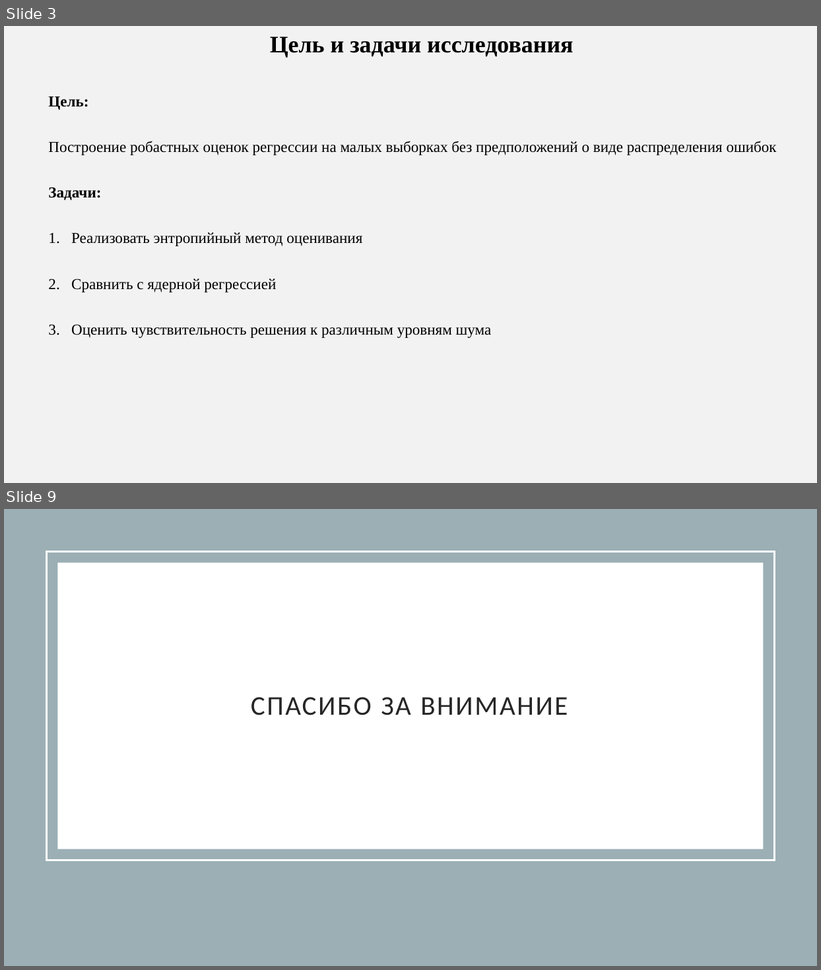
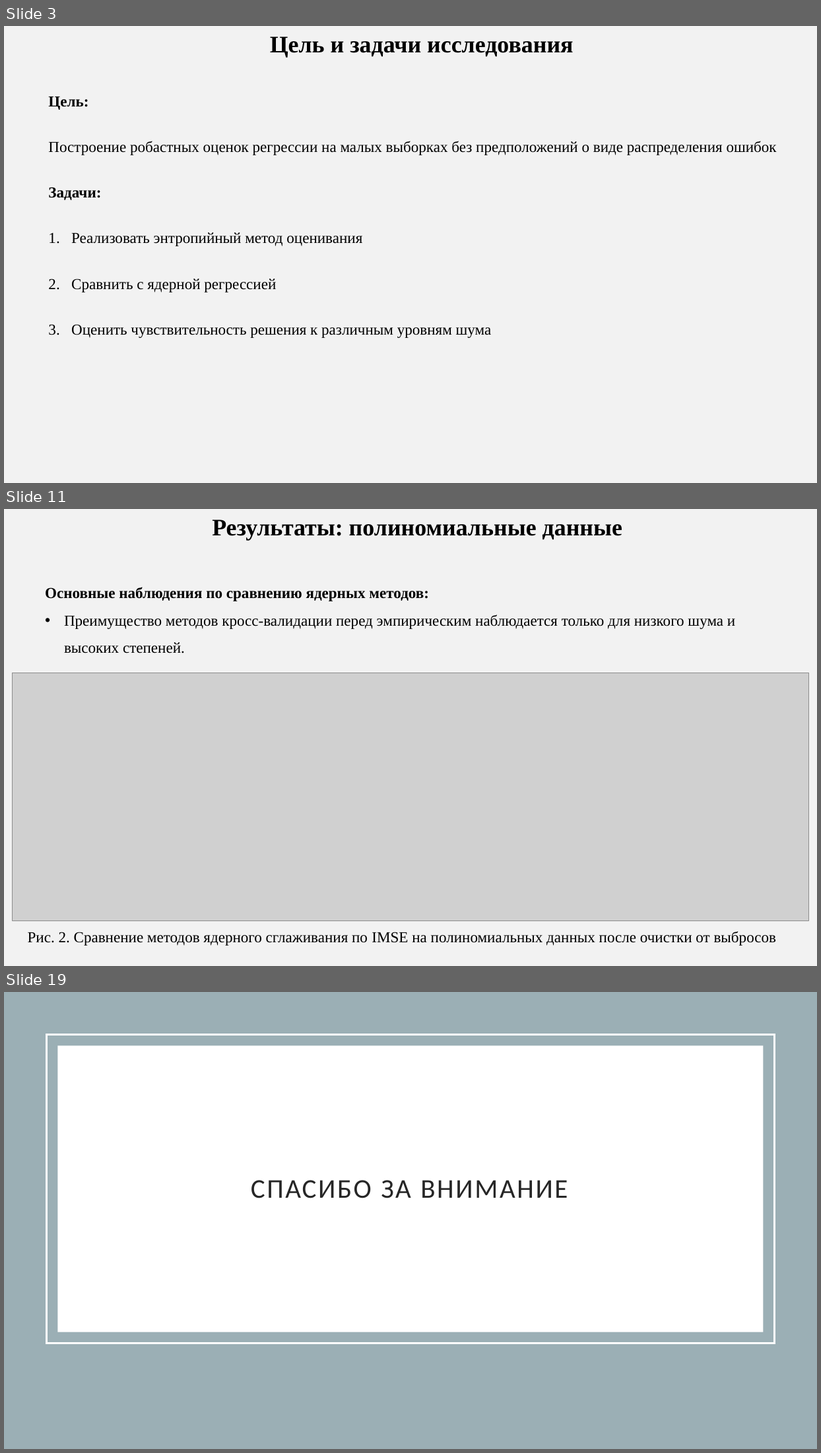
Before and after one commit to AnfimovAleksandr/mag_diploma, a slide deck: Тезис_для_конференции/Anfimov_tezis.pptx. Shown one above the other, each under a label of ours: slides 3 and 9 before the commit, slides 3, 11 and 19 after it; the slides between them are not shown. The pictures are 821x970 and 821x1453 pixels, drawn with LibreOffice and Linux fonts; fonts in the diff are those of the drawing; grey boxes stand for pictures. Boxes give left, top, right and bottom in pixels: in the first picture for what was removed or moved away, otherwise in the second. Text is boxed around its words. In the diff, an @@ line names an element or a change of style, - is before the commit and + after.

```diff
--- a/Тезис_для_конференции/Anfimov_tezis.pptx
+++ b/Тезис_для_конференции/Anfimov_tezis.pptx
@@ slide 11 added at (x1=4, y1=509, x2=817, y2=966), background #F2F2F2 @@
@@ text added at (x1=212, y1=520, x2=622, y2=540), 28 pt, text #000000, bold @@
+Результаты: полиномиальные данные
@@ text added at (x1=45, y1=587, x2=735, y2=654), 18 pt, text #000000 @@
+Основные наблюдения по сравнению ядерных методов:
+• Преимущество методов кросс-валидации перед эмпирическим наблюдается только для низкого шума и высоких степеней.
@@ picture added at (x1=13, y1=673, x2=809, y2=921) @@
@@ text added at (x1=28, y1=931, x2=776, y2=946), 18 pt, text #000000 @@
+Рис. 2. Сравнение методов ядерного сглаживания по IMSE на полиномиальных данных после очистки от выбросов
@@ what was slide 9 is now slide 19 @@
```
Also in this commit, not shown: 5 slides changed, 10 other slides added, 1 slide removed, 11 other files.
